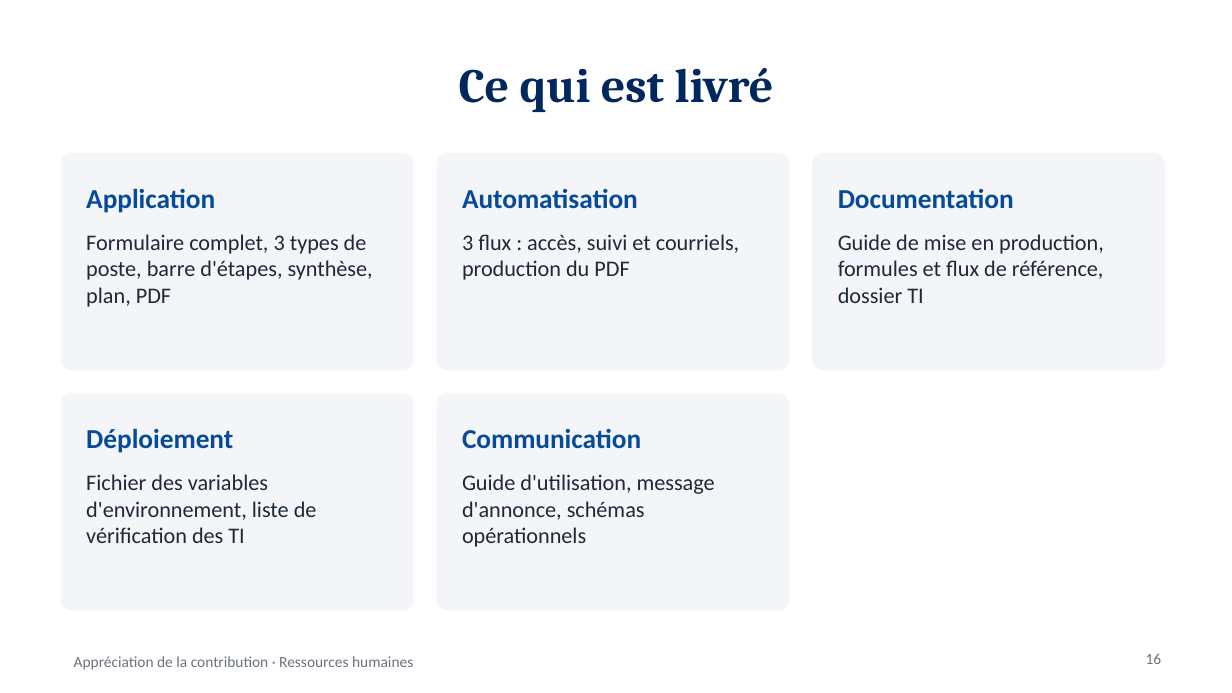
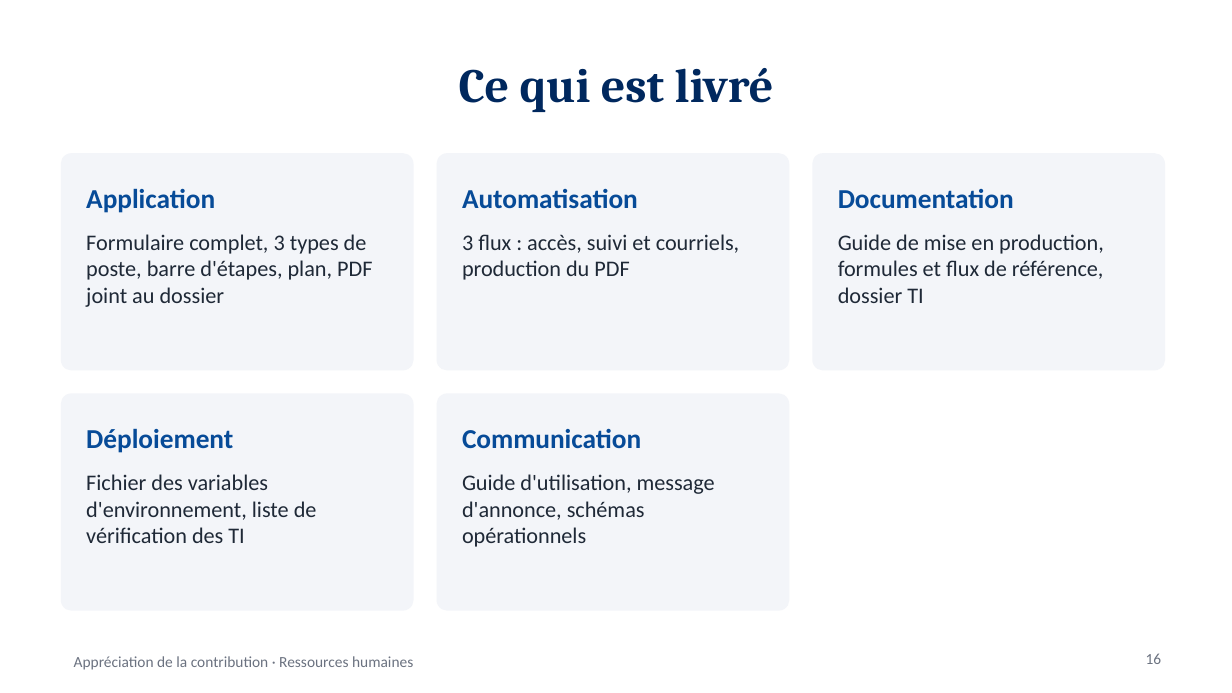
Before and after one commit to tazmustang/jsoncrack.com, a slide deck: slide 16 of powerapps/presentation/Presentation-Appreciation-contribution.pptx. Drawn at 1232x693 pixels with LibreOffice and Linux fonts; fonts in the diff are those of the drawing. Boxes give left, top, right and bottom in pixels: in the first picture for what was removed or moved away, otherwise in the second. Text is boxed around its words. In the diff, an @@ line names an element or a change of style, - is before the commit and + after.

```diff
--- a/powerapps/presentation/Presentation-Appreciation-contribution.pptx
+++ b/powerapps/presentation/Presentation-Appreciation-contribution.pptx
@@ text at (x1=86, y1=234, x2=372, y2=307): text changed @@
-Formulaire complet, 3 types de poste, barre d'étapes, synthèse, plan, PDF
+Formulaire complet, 3 types de poste, barre d'étapes, plan, PDF joint au dossier
```
Also in this commit, not shown: 5 other slides changed, 34 other files.
